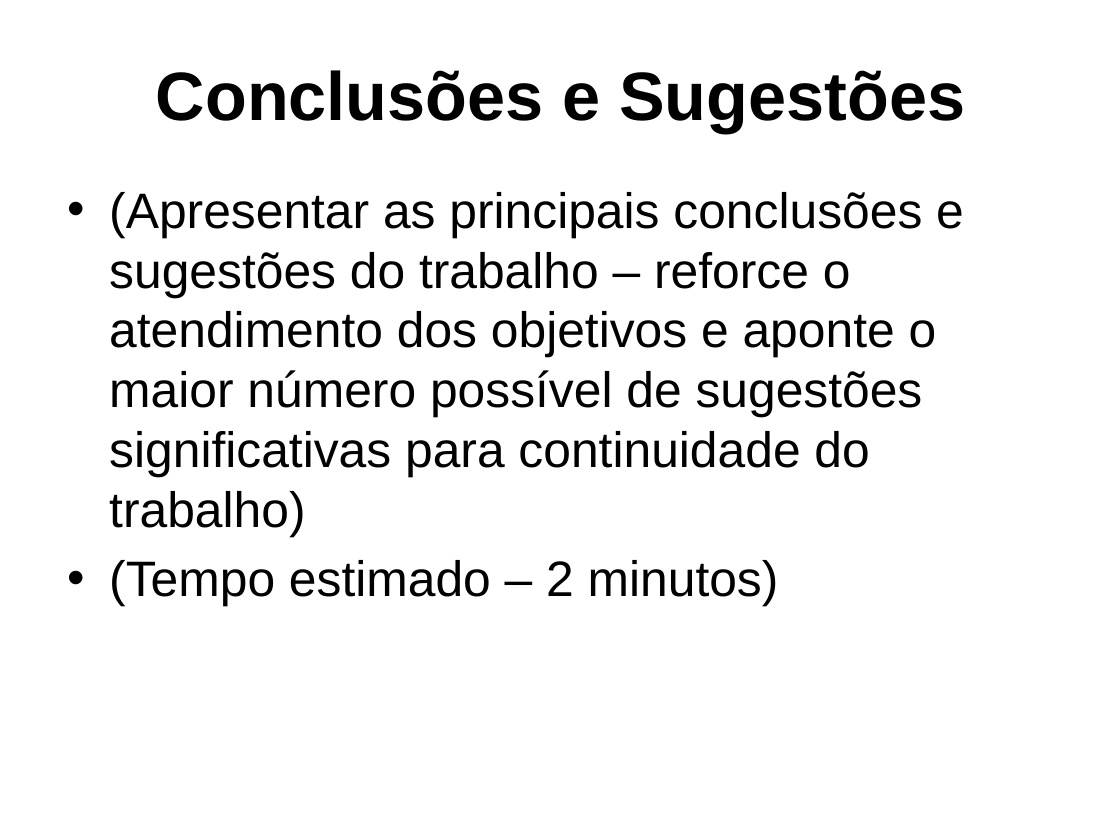
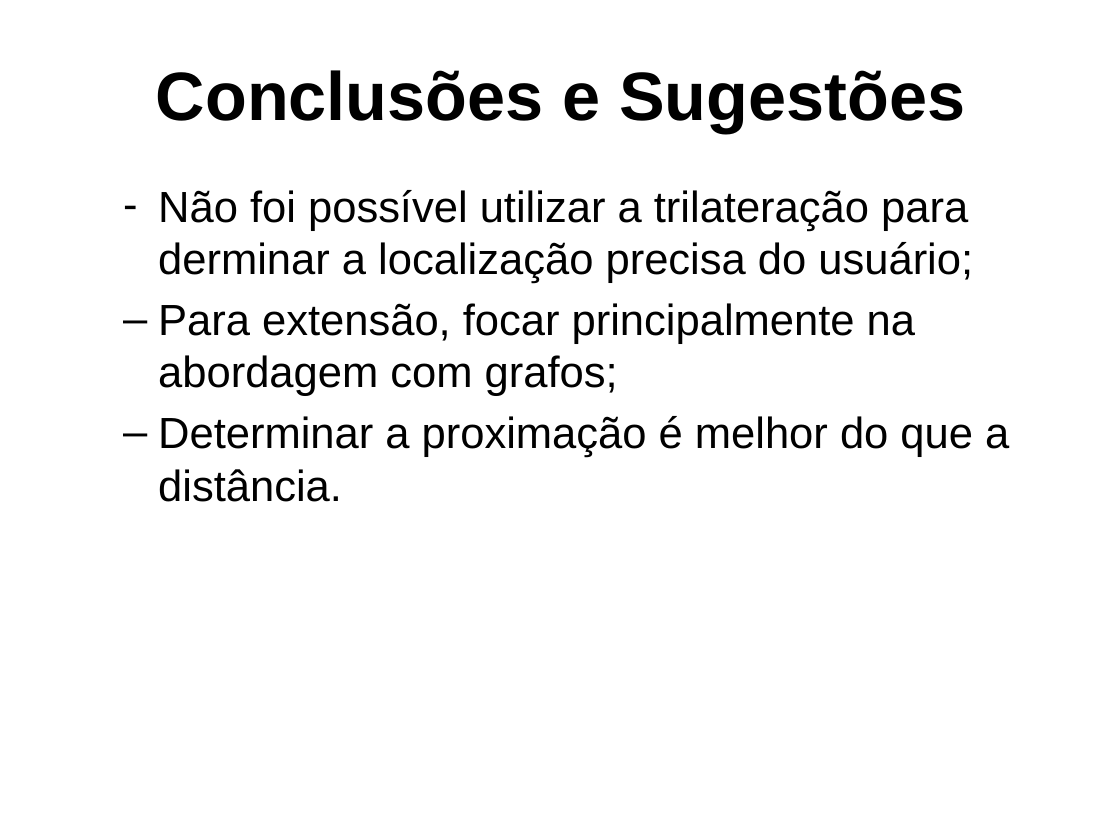
Before and after one commit to dalton-reis/tcc_bcc_2018_2_drkrause_DjonathanRafaelKrause, a slide deck: slide 26 of Textos/ApresentacaoTCC-DjonathanKrause.pptx. Drawn at 1120x840 pixels with LibreOffice and Linux fonts; fonts in the diff are those of the drawing; background and template pictures are left out. Boxes give left, top, right and bottom in pixels: in the first picture for what was removed or moved away, otherwise in the second. Text is boxed around its words. In the diff, an @@ line names an element or a change of style, - is before the commit and + after.

```diff
--- a/Textos/ApresentacaoTCC-DjonathanKrause.pptx
+++ b/Textos/ApresentacaoTCC-DjonathanKrause.pptx
@@ text at <box>158,190,1009,502</box>: text changed; size 32 to 28 pt @@
-• (Apresentar as principais conclusões e sugestões do trabalho – reforce o atendimento dos objetivos e aponte o maior número possível de sugestões significativas para continuidade do trabalho)
-• (Tempo estimado – 2 minutos)
+  – Não foi possível utilizar a trilateração para derminar a localização precisa do usuário;
+  – Para extensão, focar principalmente na abordagem com grafos;
+  – Determinar a proximação é melhor do que a distância.
```
Also in this commit, not shown: 13 other slides changed, 5 slides added, 46 other files.
